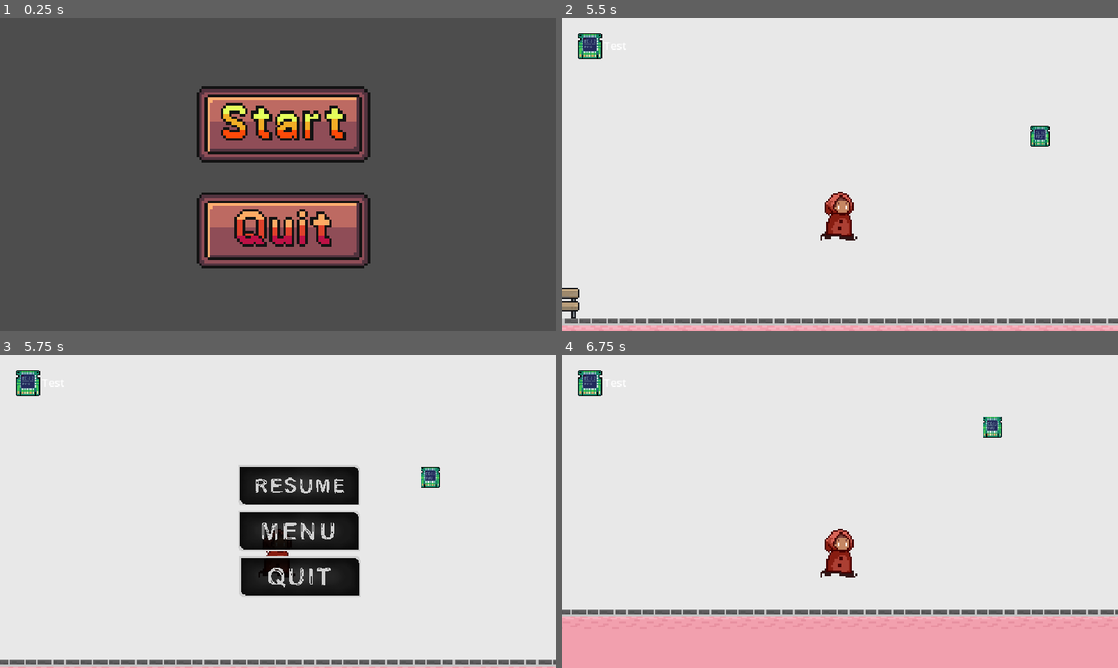
Above: before the commit, frames 1-4 (two rows, left to right).
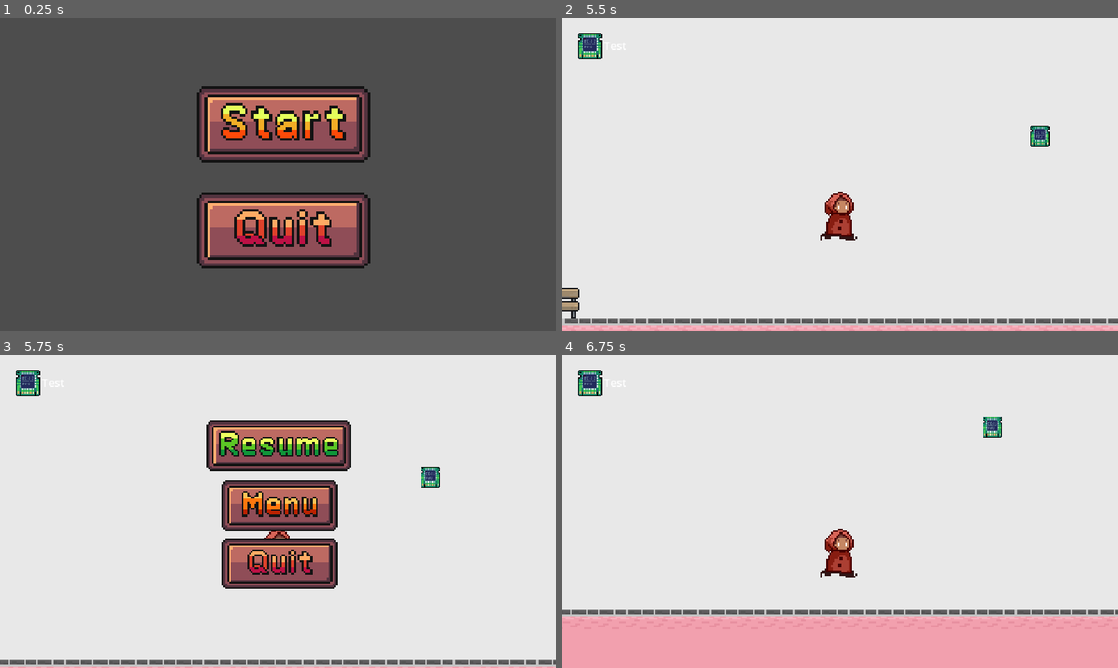
Above: after the commit, the same moments.

Repository: Alybaba07/Godot-Clicom
Game: Godot game, scene res://Assets/Scenes/main_menu.tscn
The game is run twice, just before and just after one commit, with the same random seed, the same clock (stepped at 60 frames per second) and the same inputs. Sound files missing from this copy of the repository are replaced by a short silence.
Inputs (mouse positions are in pixels of both pictures, inside the frame that each line leads up to; where the layout moved, square brackets give the same spot in the first picture):
- Up to frame 1 (0.25 s): no input
- Up to frame 2 (5.5 s): click (845, 124) at 0.5 s; click (739, 121) at 1.25 s; hold D (move_right) 2.03-3.53 s; tap Space (jump) at 2.27, 3.02, 4.52, 5.27 s; hold A (move_left) 3.53-4.28 s; hold D (move_right) from 4.28 s (still down)
- Up to frame 3 (5.75 s): keep holding D (move_right); tap Escape (esc) at 5.65 s
- Up to frame 4 (6.75 s): release D (move_right) at 5.78 s; hold A (move_left) 5.78-6.5 s; tap Space (jump) at 6.02 s; click (840, 445) [862, 486] at 6.5 s

Frames 1-2 are identical in both runs. In frame 3, 12% of the frame differs, in the area x 37-65%, y 20-77%; in frame 4, nothing differs.

Commit message:
assets pause menu change

Diff:
--- a/Assets/Scenes/Areas/area_1.tscn
+++ b/Assets/Scenes/Areas/area_1.tscn
@@ -614,10 +614,11 @@
 [node name="Pause Menu" parent="CanvasLayer" unique_id=198651107 instance=ExtResource("4_ql8qi")]
 anchors_preset = -1
 anchor_bottom = 0.808
-offset_left = 784.0
-offset_top = 512.0
-offset_right = 784.0
-offset_bottom = 636.41595
+offset_left = 606.0
+offset_top = 396.0
+offset_right = 750.3799
+offset_bottom = 551.68
+scale = Vector2(1, 1)
 size_flags_horizontal = 4
 size_flags_vertical = 4
 
--- a/Assets/Scenes/pause_menu.tscn
+++ b/Assets/Scenes/pause_menu.tscn
@@ -1,9 +1,15 @@
 [gd_scene format=3 uid="uid://kktii1h0t2cc"]
 
-[ext_resource type="Texture2D" uid="uid://yr6x7yvh1qvq" path="res://Assets/Menu Buttons/Large Buttons/Large Buttons/Resume Button.png" id="1_dadan"]
 [ext_resource type="Script" uid="uid://f5mtagr3fcyc" path="res://Assets/Scripts/pause_menu.gd" id="1_kvkuv"]
-[ext_resource type="Texture2D" uid="uid://c4qlkgxqe4bnb" path="res://Assets/Menu Buttons/Large Buttons/Large Buttons/Menu Button.png" id="2_kvkuv"]
-[ext_resource type="Texture2D" uid="uid://by5oinumlq1pw" path="res://Assets/Menu Buttons/Large Buttons/Large Buttons/Quit Button.png" id="3_48c7y"]
+[ext_resource type="Texture2D" uid="uid://btguj2rk2h1fg" path="res://Assets/Sprites/Buttons Customization/Buttons/Resume/A_Resume2.png" id="2_6nmhk"]
+[ext_resource type="Texture2D" uid="uid://dok6easdaomd8" path="res://Assets/Sprites/Buttons Customization/Buttons/Resume/A_Resume3.png" id="3_hdkeg"]
+[ext_resource type="Texture2D" uid="uid://ce8tlrnth25n0" path="res://Assets/Sprites/Buttons Customization/Buttons/Resume/A_Resume1.png" id="4_taxb1"]
+[ext_resource type="Texture2D" uid="uid://ctwmoipjbwh3m" path="res://Assets/Sprites/Buttons Customization/Buttons/Menu/A_Menu2.png" id="5_h54ie"]
+[ext_resource type="Texture2D" uid="uid://b27yy8i52b0s6" path="res://Assets/Sprites/Buttons Customization/Buttons/Menu/A_Menu3.png" id="6_3l3h0"]
+[ext_resource type="Texture2D" uid="uid://dyyv3dv2rpblp" path="res://Assets/Sprites/Buttons Customization/Buttons/Menu/A_Menu1.png" id="7_uynk4"]
+[ext_resource type="Texture2D" uid="uid://bentsvyv0sytq" path="res://Assets/Sprites/Buttons Customization/Buttons/Quit/A_Quit2.png" id="8_55hg2"]
+[ext_resource type="Texture2D" uid="uid://dmtpcqle854j3" path="res://Assets/Sprites/Buttons Customization/Buttons/Quit/A_Quit3.png" id="9_dj0rw"]
+[ext_resource type="Texture2D" uid="uid://bm7fhiafk3ch0" path="res://Assets/Sprites/Buttons Customization/Buttons/Quit/A_Quit1.png" id="10_d0rjr"]
 
 [node name="Pause Menu" type="Control" unique_id=198651107]
 process_mode = 3
@@ -21,26 +27,35 @@
 [node name="Resume" type="TextureButton" parent="." unique_id=1147137911]
 layout_mode = 0
 offset_left = 57.142883
-offset_top = -188.57143
+offset_top = -182.85721
 offset_right = 657.1429
-offset_bottom = 11.428574
-texture_normal = ExtResource("1_dadan")
+offset_bottom = 17.142792
+texture_normal = ExtResource("2_6nmhk")
+texture_pressed = ExtResource("3_hdkeg")
+texture_hover = ExtResource("4_taxb1")
+stretch_mode = 0
 
 [node name="Menu" type="TextureButton" parent="." unique_id=548991142]
 layout_mode = 0
-offset_left = 55.714294
-offset_top = 35.71426
-offset_right = 655.7143
-offset_bottom = 235.71426
-texture_normal = ExtResource("2_kvkuv")
+offset_left = 60.0
+offset_top = 24.28572
+offset_right = 660.0
+offset_bottom = 224.28572
+texture_normal = ExtResource("5_h54ie")
+texture_pressed = ExtResource("6_3l3h0")
+texture_hover = ExtResource("7_uynk4")
+stretch_mode = 0
 
 [node name="Quit" type="TextureButton" parent="." unique_id=710332344]
 layout_mode = 0
-offset_left = 58.57144
-offset_top = 260.0
-offset_right = 658.5714
-offset_bottom = 460.00003
-texture_normal = ExtResource("3_48c7y")
+offset_left = 60.000015
+offset_top = 224.28574
+offset_right = 660.0
+offset_bottom = 424.28577
+texture_normal = ExtResource("8_55hg2")
+texture_pressed = ExtResource("9_dj0rw")
+texture_hover = ExtResource("10_d0rjr")
+stretch_mode = 0
 
 [connection signal="pressed" from="Resume" to="." method="_on_resume_pressed"]
 [connection signal="pressed" from="Menu" to="." method="_on_menu_pressed"]
